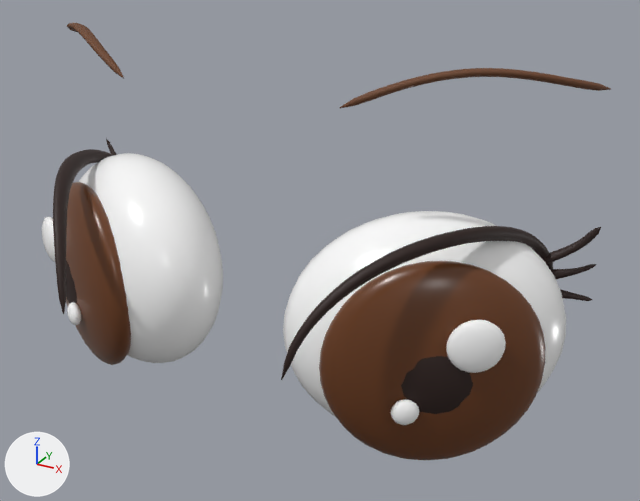
The glTF model public/models/princess/eyes-sparkly.glb as it was, and as the next commit left it.
The view is the same before and after, from a 50 mm camera at (0.478, -1.037, 3.05) aimed at (0.065, -0.284, 2.674). Arrows for +X, +Y and +Z are at lower left; the lights stay in place. The older version comes first. Where no turn or scale is listed for an object, it has been applied to the vertices.

The older version as bpy lines, for what is in view:
```python
me_mesh_1 = bpy.data.meshes.new('Mesh_1')
me_mesh_1.from_pydata(...)  # 534 vertices, 1064 faces; spans x -0.311..-0.119, y -0.394..-0.269, z 2.493..2.713
me_mesh_1.materials.append(mat_iris)  # brown #6b3d1e
me_mesh_10 = bpy.data.meshes.new('Mesh_10')
me_mesh_10.from_pydata(...)  # 534 vertices, 1064 faces; spans x 0.119..0.311, y -0.394..-0.269, z 2.493..2.713
me_mesh_10.materials.append(mat_iris)  # brown #6b3d1e
me_mesh_11 = bpy.data.meshes.new('Mesh_11')
me_mesh_11.from_pydata(...)  # 262 vertices, 520 faces; spans x 0.1709..0.272, y -0.3776..-0.3073, z 2.5425..2.6575
me_mesh_11.materials.append(mat_ink)  # black #2a1611
ob_iris = bpy.data.objects.new('iris', me_mesh_1)
ob_iris.location = (0.0, 0.0, 0.0)
ob_irisr = bpy.data.objects.new('irisR', me_mesh_10)
ob_irisr.location = (0.0, 0.0, 0.0)
ob_pupilr = bpy.data.objects.new('pupilR', me_mesh_11)
ob_pupilr.location = (0.0, 0.0, 0.0)
# also in view: 'eyeballR' at (0.184, -0.28, 2.61); 'lidR' at (0.204, -0.313, 2.69); 'shineR' at (0.261, -0.345, 2.642); 'eyeball' at (-0.184, -0.28, 2.61); 'lid' at (-0.204, -0.313, 2.69)
```
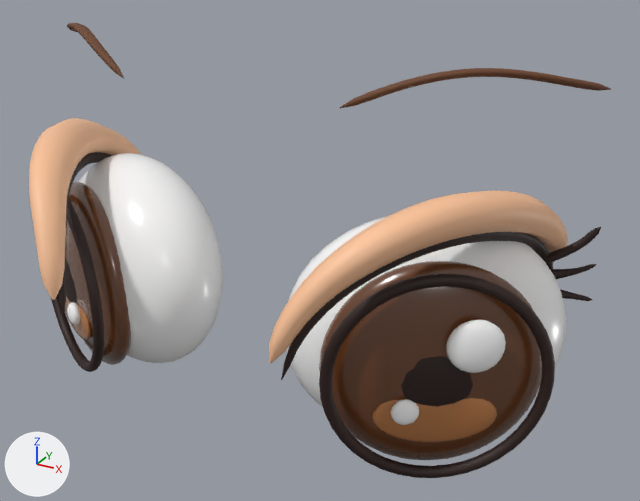
What the commit changed:
Material 'Skin' (mat_skin) is new.
Its base color is (0.982, 0.558, 0.328) (beige #fdc59b).
Material 'IrisLight' (mat_irislight) is new.
Its base color is (0.462, 0.171, 0.0423) (orange #b5733a).
Its roughness is 0.2.
Its coat weight is 1.0.
Its coat roughness is 0.25.
Mesh me_mesh_17_1 is new.
It has 258 vertices, 512 faces and spans x 0.121..0.292, y -0.485..-0.143, z 2.656..2.784.
It uses material mat_skin (beige #fdc59b).
Mesh me_mesh_15_1 is new.
It has 262 vertices, 520 faces and spans x 0.1775..0.2807, y -0.3862..-0.3245, z 2.5325..2.5925.
It uses material mat_irislight (orange #b5733a).
Mesh me_mesh_14_1 is new.
It has 480 vertices, 960 faces and spans x 0.133..0.326, y -0.416..-0.297, z 2.491..2.714.
It uses material mat_ink (black #2a1611).
Mesh me_mesh_5_1 is new.
It has 258 vertices, 512 faces and spans x -0.292..-0.121, y -0.485..-0.143, z 2.656..2.784.
It uses material mat_skin (beige #fdc59b).
Mesh me_mesh_3_1 is new.
It has 262 vertices, 520 faces and spans x -0.2807..-0.1775, y -0.3862..-0.3245, z 2.5325..2.5925.
It uses material mat_irislight (orange #b5733a).
Mesh me_mesh_2_1 is new.
It has 480 vertices, 960 faces and spans x -0.326..-0.133, y -0.416..-0.297, z 2.491..2.714.
It uses material mat_ink (black #2a1611).
Object 'lidfoldR' (ob_lidfoldr) is new; it shows me_mesh_17_1.
Its location is (0.0, 0.0, 0.0).
Object 'irislightR' (ob_irislightr) is new; it shows me_mesh_15_1.
Its location is (0.0, 0.0, 0.0).
Object 'irisrimR' (ob_irisrimr) is new; it shows me_mesh_14_1.
Its location is (0.0, 0.0, 0.0).
Object 'lidfold' (ob_lidfold) is new; it shows me_mesh_5_1.
Its location is (0.0, 0.0, 0.0).
Object 'irislight' (ob_irislight) is new; it shows me_mesh_3_1.
Its location is (0.0, 0.0, 0.0).
Object 'irisrim' (ob_irisrim) is new; it shows me_mesh_2_1.
Its location is (0.0, 0.0, 0.0).

Location of each change, (x1, y1, x2, y2) in pixels of the pictures (640 x 501 px):
'lidfoldR', added (beige)
    after: (269, 191, 568, 363)
'irisrimR', added (black)
    after: (319, 273, 555, 478)
'lidfold', added (beige)
    after: (29, 118, 141, 300)
'irislightR', added (orange)
    after: (372, 398, 497, 442)
'irisrim', added (black)
    after: (50, 200, 104, 372)
'irislight', added
    after: (65, 296, 91, 340)
'lid', unchanged, covered by the edit
    before: (53, 149, 113, 314)
    after: (58, 152, 113, 314)
